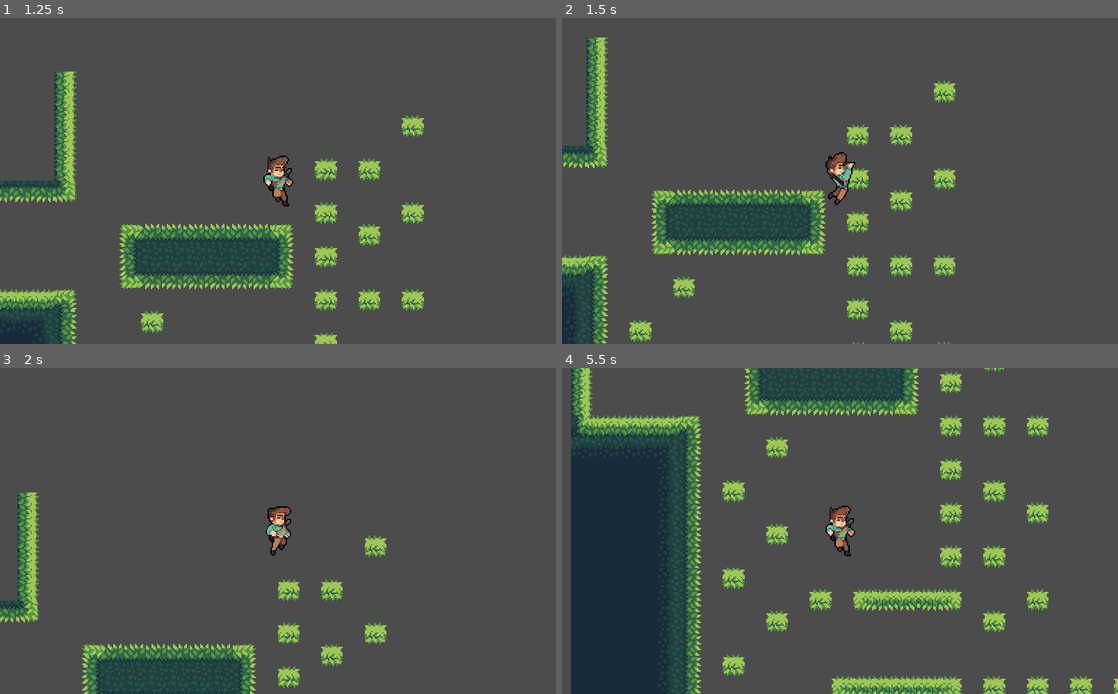
Above: before the commit, frames 1-4 (two rows, left to right).
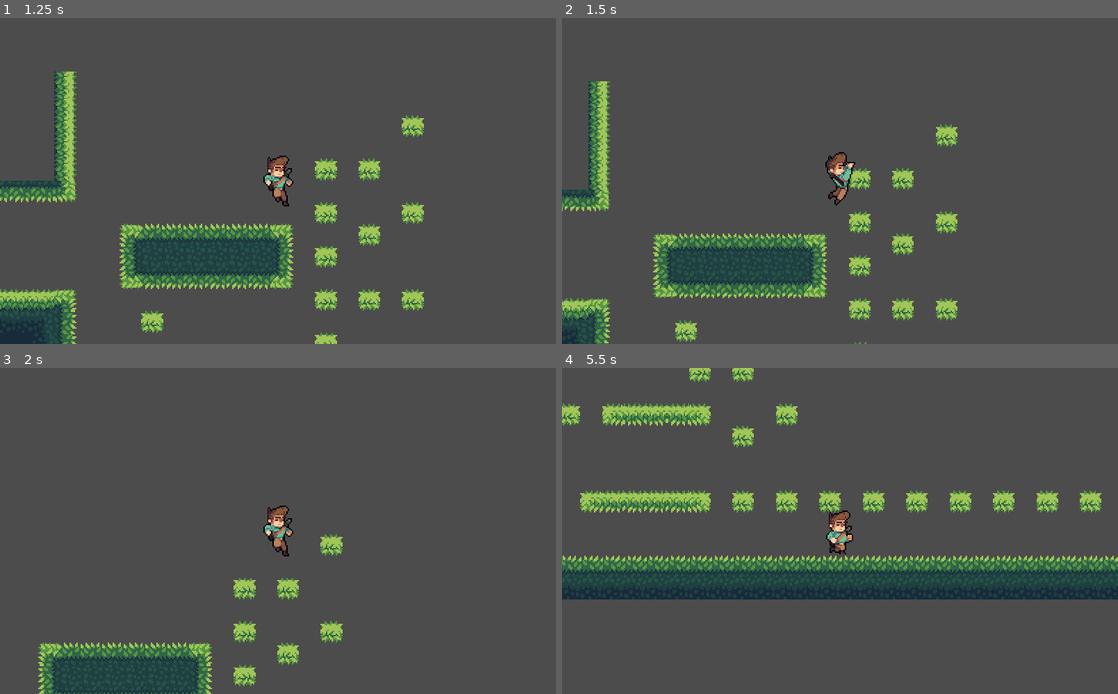
Above: after the commit, the same moments.

Repository: lucascarrias/Platformer-2D-Mechanics
Game: Godot game, scene res://scenes/stages/Stage00.tscn
The game is run twice, just before and just after one commit, with the same random seed, the same clock (stepped at 60 frames per second) and the same inputs. The project has no main scene, so this scene is started directly.
Inputs:
- Up to frame 1 (1.25 s): hold Right (ui_right) from 0.53 s (still down); tap Space (ui_select) at 0.6, 0.77, 1.07 s
- Up to frame 2 (1.5 s): keep holding Right (ui_right); tap Space (ui_select) at 1.35 s
- Up to frame 3 (2 s): keep holding Right (ui_right); tap Space (ui_select) at 1.52, 1.82 s
- Up to frame 4 (5.5 s): release Right (ui_right) at 2.03 s; hold Left (ui_left) 2.03-2.78 s; tap Space (ui_select) at 2.1, 2.85, 3.02, 3.32, 3.6, 3.77, 4.07, 4.35, 4.52, 4.82, 5.1 s; hold Right (ui_right) 2.78-4.28 s; hold Left (ui_left) 4.28-5.03 s; hold Right (ui_right) from 5.03 s (still down)

Frame 1 is identical in both runs. In frame 2, 17% of the frame differs, in the area x 0-72%, y 5-100%; in frame 3, 7.8%; in frame 4, 42%, in the area x 0-100%, y 0-100%.

Commit message:
Add coyote time mechanic on coyote_jump(). Change player's body collision.

Diff:
--- a/scenes/Player.tscn
+++ b/scenes/Player.tscn
@@ -13,15 +13,15 @@
 [ext_resource path="res://assets/Player/Idle/idle_10.png" type="Texture" id=11]
 [ext_resource path="res://assets/Player/Idle/idle_11.png" type="Texture" id=12]
 [ext_resource path="res://assets/Player/Idle/idle_12.png" type="Texture" id=13]
-[ext_resource path="res://assets/Player/Jump/landing outline.png" type="Texture" id=14]
-[ext_resource path="res://assets/Player/Run/frame_0_delay-0.1s.png" type="Texture" id=15]
-[ext_resource path="res://assets/Player/Run/frame_1_delay-0.1s.png" type="Texture" id=16]
-[ext_resource path="res://assets/Player/Run/frame_2_delay-0.1s.png" type="Texture" id=17]
-[ext_resource path="res://assets/Player/Run/frame_3_delay-0.1s.png" type="Texture" id=18]
-[ext_resource path="res://assets/Player/Run/frame_4_delay-0.1s.png" type="Texture" id=19]
-[ext_resource path="res://assets/Player/Run/frame_5_delay-0.1s.png" type="Texture" id=20]
-[ext_resource path="res://assets/Player/Run/frame_6_delay-0.1s.png" type="Texture" id=21]
-[ext_resource path="res://assets/Player/Run/frame_7_delay-0.1s.png" type="Texture" id=22]
+[ext_resource path="res://assets/Player/Run/frame_0_delay-0.1s.png" type="Texture" id=14]
+[ext_resource path="res://assets/Player/Run/frame_1_delay-0.1s.png" type="Texture" id=15]
+[ext_resource path="res://assets/Player/Run/frame_2_delay-0.1s.png" type="Texture" id=16]
+[ext_resource path="res://assets/Player/Run/frame_3_delay-0.1s.png" type="Texture" id=17]
+[ext_resource path="res://assets/Player/Run/frame_4_delay-0.1s.png" type="Texture" id=18]
+[ext_resource path="res://assets/Player/Run/frame_5_delay-0.1s.png" type="Texture" id=19]
+[ext_resource path="res://assets/Player/Run/frame_6_delay-0.1s.png" type="Texture" id=20]
+[ext_resource path="res://assets/Player/Run/frame_7_delay-0.1s.png" type="Texture" id=21]
+[ext_resource path="res://assets/Player/Jump/landing outline.png" type="Texture" id=22]
 [ext_resource path="res://assets/Player/Jump/jump outline.png" type="Texture" id=23]
 [ext_resource path="res://assets/Player/Ledge Grab/ledge_grab01.png" type="Texture" id=24]
 [ext_resource path="res://assets/Player/Ledge Grab/ledge_grab02.png" type="Texture" id=25]
@@ -37,22 +37,22 @@
 "name": "Idle",
 "speed": 12.0
 }, {
-"frames": [ ExtResource( 14 ) ],
+"frames": [ ExtResource( 14 ), ExtResource( 15 ), ExtResource( 16 ), ExtResource( 17 ), ExtResource( 18 ), ExtResource( 19 ), ExtResource( 20 ), ExtResource( 21 ) ],
+"loop": true,
+"name": "Walk",
+"speed": 6.0
+}, {
+"frames": [ ExtResource( 22 ) ],
 "loop": true,
 "name": "Landing",
 "speed": 5.0
-}, {
-"frames": [ ExtResource( 15 ), ExtResource( 16 ), ExtResource( 17 ), ExtResource( 18 ), ExtResource( 19 ), ExtResource( 20 ), ExtResource( 21 ), ExtResource( 22 ) ],
-"loop": true,
-"name": "Walk",
-"speed": 6.0
 }, {
 "frames": [ ExtResource( 23 ) ],
 "loop": true,
 "name": "Jump",
 "speed": 5.0
 }, {
-"frames": [ ExtResource( 15 ), ExtResource( 16 ), ExtResource( 17 ), ExtResource( 18 ), ExtResource( 19 ), ExtResource( 20 ), ExtResource( 21 ), ExtResource( 22 ), ExtResource( 15 ) ],
+"frames": [ ExtResource( 14 ), ExtResource( 15 ), ExtResource( 16 ), ExtResource( 17 ), ExtResource( 18 ), ExtResource( 19 ), ExtResource( 20 ), ExtResource( 21 ), ExtResource( 14 ) ],
 "loop": true,
 "name": "Run",
 "speed": 14.0
@@ -65,8 +65,8 @@
 
 [sub_resource type="ConvexPolygonShape2D" id=2]
 
-[sub_resource type="CapsuleShape2D" id=3]
-height = 10.9056
+[sub_resource type="RectangleShape2D" id=5]
+extents = Vector2( 10, 15.5441 )
 
 [sub_resource type="RayShape2D" id=4]
 length = 18.2983
@@ -120,7 +120,7 @@
 position = Vector2( 0, 2.5 )
 rotation = -3.14159
 scale = Vector2( 0.5, 1 )
-shape = SubResource( 3 )
+shape = SubResource( 5 )
 
 [node name="CollisionShape2D2" type="CollisionShape2D" parent="."]
 visible = false
--- a/scripts/player.gd
+++ b/scripts/player.gd
@@ -10,6 +10,7 @@
 const MAX_WALK_SPEED = MAX_SPEED/2
 var motion = Vector2()
 var friction = false
+var jumping = false
 #Checkpoint vars
 var current_cp = 0
 var cp_position = Vector2(0,0)
@@ -85,6 +86,7 @@
 		jump()
 
 	else:
+		coyote_jump()
 		if is_grabbing == false:
 			jump_break()
 			if motion.y < 0:
@@ -194,13 +196,21 @@
 	return $CheckFloor.is_colliding() or $CheckFloor2.is_colliding()
 
 func jump():
+	if is_on_floor() and jumping:
+		jumping = false
 	if Input.is_action_just_pressed("ui_up") or Input.is_action_just_pressed("ui_select"):
 		motion.y = 0
 		motion.y += JUMP_HEIGHT - abs(motion.x)/2
+		jumping = true
 
 func jump_break():
 	if Input.is_action_just_released("ui_up") and motion.y < 0:
 		motion.y = lerp(motion.y, 0, 0.5)
+
+func coyote_jump():
+	if is_on_floor() == false and (motion.y > 0 and motion.y < GRAVITY*10):
+		if jumping == false:
+			jump()
 
 func flip_collision(object, side, flip_cast=false):
 	if object.position.x < 0 and side == "right":
